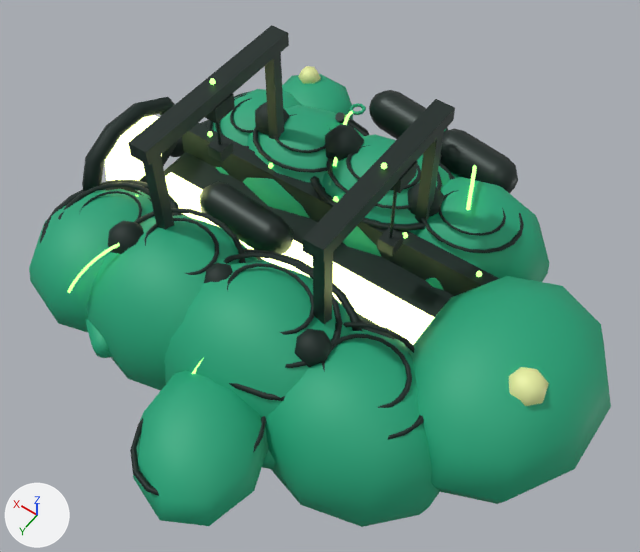
The glTF model docs/concept-art/models/foundry-pelagia.glb, before and after one commit.
The view is the same before and after, from a 50 mm lens placed at (-171.0, 254.0, 403.0), pointed at (-5.0, 21.0, 38.0). The lights are fixed; the arrows at lower left show +X, +Y and +Z. The older version comes first. Where no turn or scale is listed for an object, it has been applied to the vertices.

The older version as bpy lines, for what is in view:
```python
ob_bay_guide_1_0 = bpy.data.objects.new('bay_guide_1_0', me_mesh_51)
ob_bay_guide_1_0.location = (-69.9, -32.5, 31.9)
ob_bay_guide_1_1 = bpy.data.objects.new('bay_guide_1_1', me_mesh_52)
ob_bay_guide_1_1.location = (-23.5, -32.5, 31.9)
ob_bay_guide_1_2 = bpy.data.objects.new('bay_guide_1_2', me_mesh_53)
ob_bay_guide_1_2.location = (22.9, -32.5, 31.9)
ob_bay_guide_1_4 = bpy.data.objects.new('bay_guide_1_4', me_mesh_55)
ob_bay_guide_1_4.location = (115.6, -32.5, 31.9)
ob_launch_glow = bpy.data.objects.new('launch_glow', me_mesh_71)
ob_launch_glow.location = (145.7, 1.9, 26.9)
ob_stern_pod = bpy.data.objects.new('stern_pod', me_mesh_38)
ob_stern_pod.location = (-110.8, 13.0, 18.6)
# also in view: 'husk_lobe_starboard_3' at (104.0, -65.0, 10.0); 'husk_lobe_port_3' at (114.0, 59.0, 12.0); 'husk_lobe_starboard_1' at (8.0, -64.0, 14.0); 'stern_bud' at (-126.0, 29.0, 54.0); 'outrigger_lobe_big' at (-7.0, 123.0, 14.0)
```
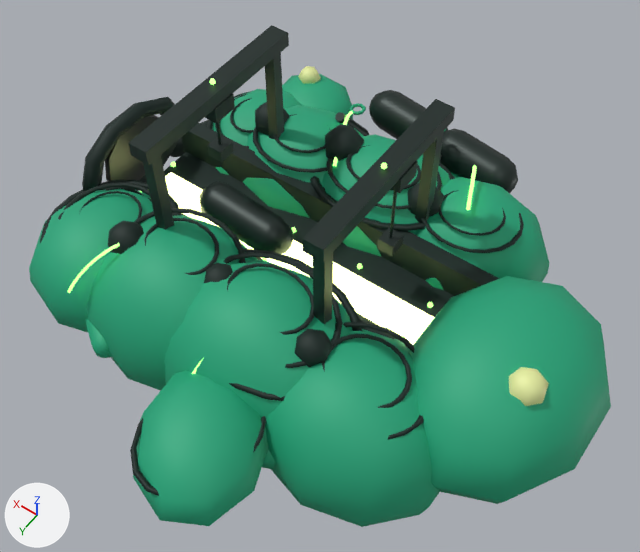
Boxes (x1, y1, x2, y2) around the edits, measured in the pictures (640 x 552 px):
'launch_glow', recoloured (darker): (105, 115, 162, 181) in both
'bay_guide_1_0', moved: before (476, 271, 482, 277); after (427, 302, 433, 308)
'bay_guide_1_1', moved: before (403, 232, 408, 238); after (357, 263, 363, 269)
'bay_guide_1_4', moved: before (207, 131, 213, 137); after (171, 162, 176, 167)
'bay_guide_1_2', moved: before (333, 196, 339, 202); after (292, 227, 296, 233)

Patch to the scene script:
```diff
--- a/docs/concept-art/models/foundry-pelagia.glb.py
+++ b/docs/concept-art/models/foundry-pelagia.glb.py
@@ mat_bio_vein_unlit @@
+mat_bio_vein_unlit = principled_material('bio_vein_unlit')
+mat_bio_vein_unlit.base_color = (0.00182, 0.00605, 0.00182)  # black #061206
+mat_bio_vein_unlit.roughness = 0.4
@@ me_mesh_71 @@
 me_mesh_71.from_pydata(...)  # 22 vertices, 36 faces; spans x -1.9..1.9, y -24.7..24.7, z -25.1..23.5
-me_mesh_71.materials.append(mat_forge_light)  # dark green #2e3a16, glowing yellow #e8f0a3
+me_mesh_71.materials.append(mat_bio_vein_unlit)  # black #061206
@@ ob_bay_guide_1_0 @@
 ob_bay_guide_1_0 = bpy.data.objects.new('bay_guide_1_0', me_mesh_51)
-ob_bay_guide_1_0.location = (-69.9, -32.5, 31.9)
+ob_bay_guide_1_0.location = (-53.2, -13.9, 11.5)
@@ ob_bay_guide_1_1 @@
 ob_bay_guide_1_1 = bpy.data.objects.new('bay_guide_1_1', me_mesh_52)
-ob_bay_guide_1_1.location = (-23.5, -32.5, 31.9)
+ob_bay_guide_1_1.location = (-6.8, -13.9, 11.5)
@@ ob_bay_guide_1_2 @@
 ob_bay_guide_1_2 = bpy.data.objects.new('bay_guide_1_2', me_mesh_53)
-ob_bay_guide_1_2.location = (22.9, -32.5, 31.9)
+ob_bay_guide_1_2.location = (39.6, -13.9, 11.5)
@@ ob_bay_guide_1_4 @@
 ob_bay_guide_1_4 = bpy.data.objects.new('bay_guide_1_4', me_mesh_55)
-ob_bay_guide_1_4.location = (115.6, -32.5, 31.9)
+ob_bay_guide_1_4.location = (132.3, -13.9, 11.5)
```
